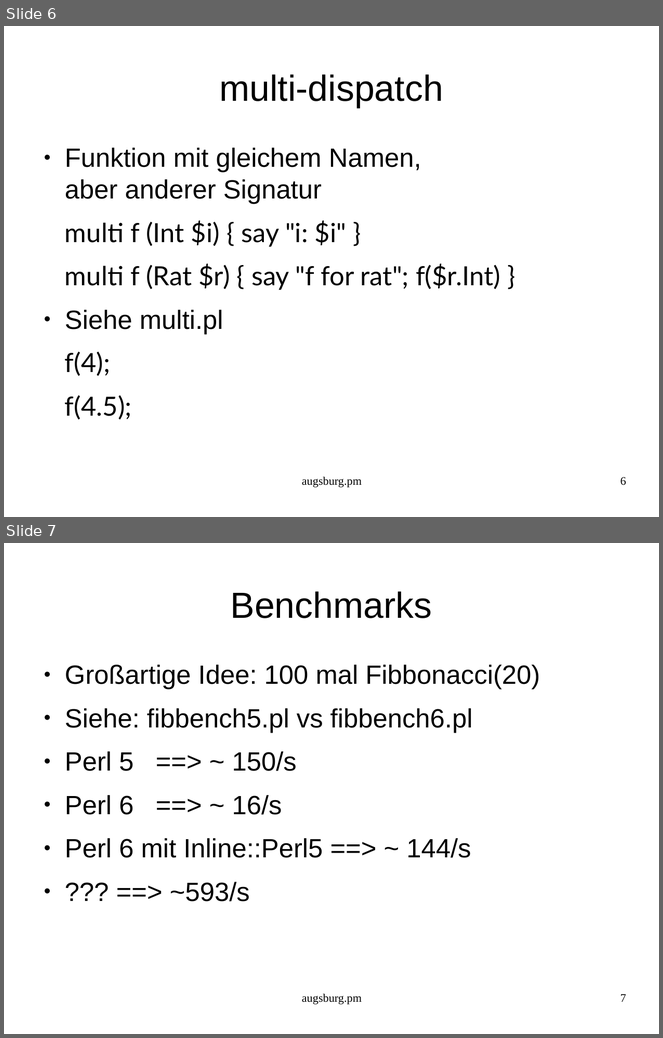
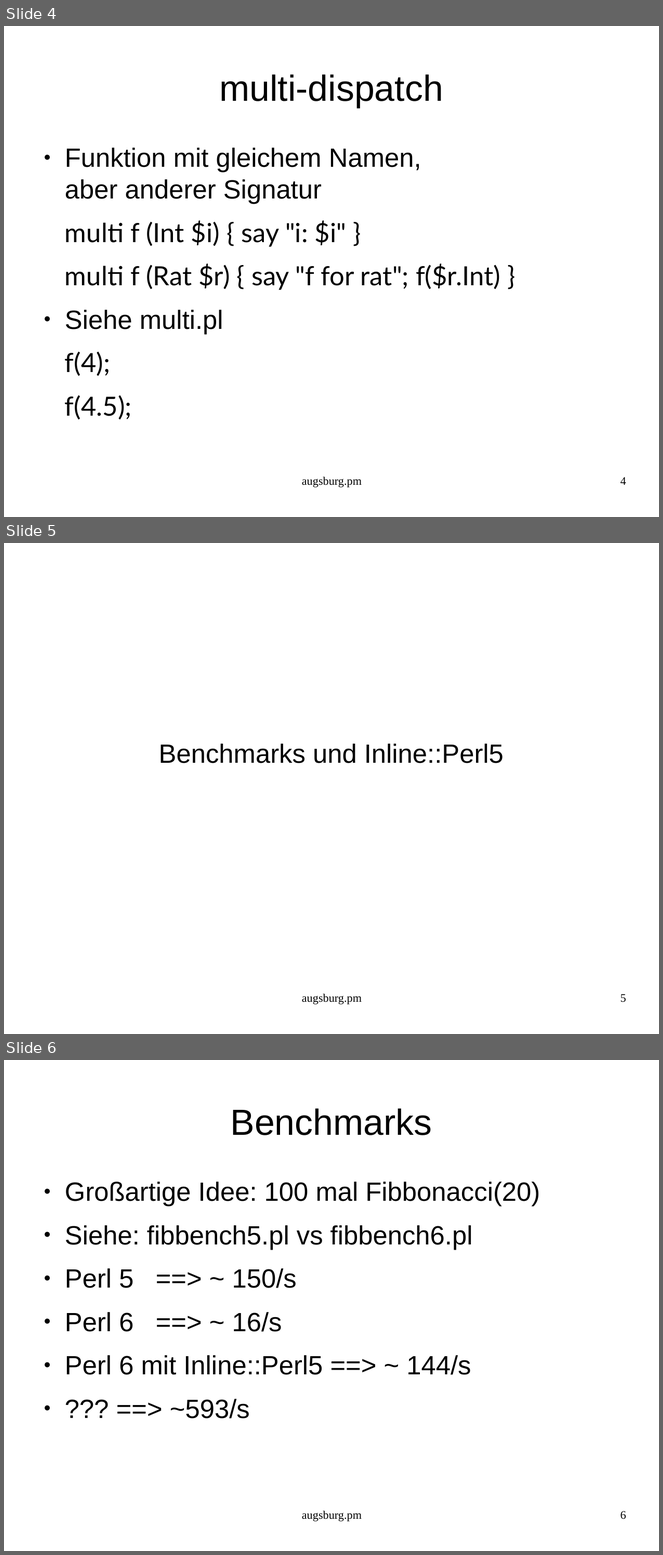
Before and after one commit to augsburgpm/augsburgpm.talk.2016.02, a slide deck: talk.odp. Shown one above the other, each under a label of ours: slides 6 and 7 before the commit, slides 4, 5 and 6 after it. The pictures are 663x1038 and 663x1555 pixels, drawn with LibreOffice and Linux fonts; fonts in the diff are those of the drawing. Boxes give left, top, right and bottom in pixels: in the first picture for what was removed or moved away, otherwise in the second. Text is boxed around its words. In the diff, an @@ line names an element or a change of style, - is before the commit and + after.

```diff
--- a/talk.odp
+++ b/talk.odp
@@ slide 5 added at (x1=4, y1=543, x2=659, y2=1034), background #FFFFFF @@
@@ subtitle added at (x1=159, y1=744, x2=504, y2=763), 32 pt, text #000000 @@
+Benchmarks und Inline::Perl5
@@ text added at (x1=302, y1=994, x2=362, y2=1005), 14 pt, text #000000 @@
+augsburg.pm
@@ page number added at (x1=621, y1=994, x2=626, y2=1003), 14 pt, text #000000 @@
+5
@@ what was slide 6 is now slide 4 @@
@@ page number at (x1=621, y1=477, x2=626, y2=485): text changed @@
-6
+4
@@ what was slide 7 is now slide 6 @@
@@ page number at (x1=621, y1=1511, x2=626, y2=1520): text changed @@
-7
+6
```
Also in this commit, not shown: 1 slide changed, 11 other slides added, 1 slide removed, 4 other files.
